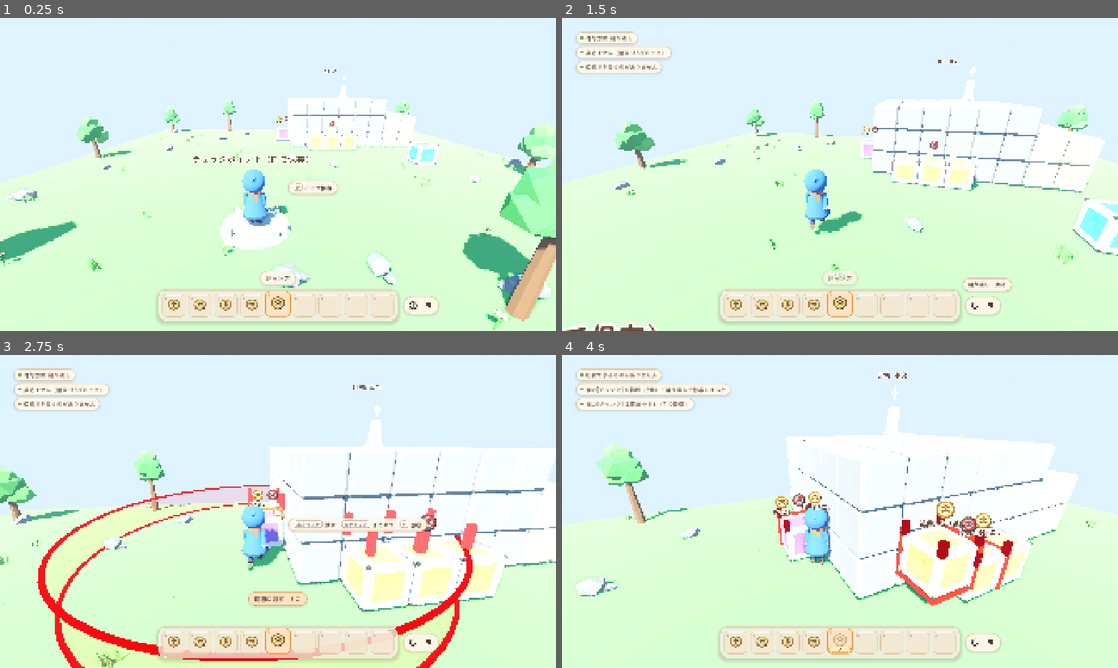
Above: before the commit, frames 1-4 (two rows, left to right).
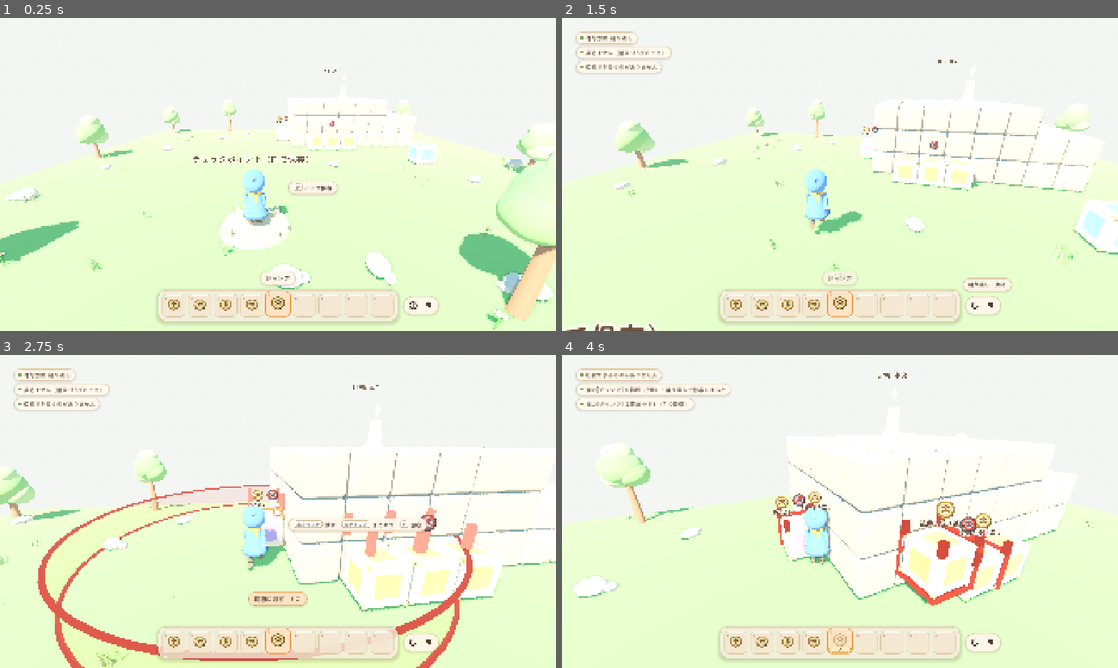
Above: after the commit, the same moments.

Repository: naki0227/rule-relay
Game: Godot game, scene res://scenes/prototype_island.tscn
The game is run twice, just before and just after one commit, with the same random seed, the same clock (stepped at 60 frames per second) and the same inputs.
Inputs (mouse positions are in pixels of both pictures, inside the frame that each line leads up to):
- Up to frame 1 (0.25 s): no input
- Up to frame 2 (1.5 s): tap Enter at 0.5 s; move the mouse to (867, 174) at 0.52 s; hold Q (cycle_mode) 0.53-1.28 s; hold W (move_forward) from 0.53 s (still down); click (867, 174) at 0.67 s; tap Space (jump) at 0.77 s; move the mouse to (812, 174) at 1.27 s; tap F (interact) at 1.35 s
- Up to frame 3 (2.75 s): keep holding W (move_forward); tap Space (jump) at 1.52 s; move the mouse to (289, 505) at 2.02 s; hold Right mouse button (lend_range) from 2.03 s (still down)
- Up to frame 4 (4 s): keep holding W (move_forward); move the mouse to (834, 517) at 2.77 s; release Right mouse button (lend_range) at 2.78 s; click (834, 517) at 2.85 s; tap Space (jump) at 3.02, 3.77 s; move the mouse to (878, 514) at 3.52 s; hold X (store_item) from 3.53 s (still down)

The runs differ from the first frame. In frame 1, 9.4% of the frame differs, in the area x 0-100%, y 26-98%; in frame 2, 4.8%; in frame 3, 8.7%; in frame 4, 4.9%.

Commit message:
3Dモデルと光をゆるふわの世界観にそろえる
UIの色の系統（生成り・はちみつ・葉・空色）に合わせて、地形・ブロック・木・置物・
チェックポイント・ゴールの色と形（丸い面取り・なめらかな面）を作り直し、空と光を暖かくした。
範囲プレビューと禁止の赤はUIのBANに寄せて柔らかくした。ルールと操作は変えていない。

Co-Authored-By: Claude Opus 5.5 <noreply@anthropic.com>
Claude-Session: https://claude.ai/code/session_01FxaUCKb9CY6j4JRBpmrXar

Diff:
--- a/src/game/prototype_island.gd
+++ b/src/game/prototype_island.gd
@@ -57,13 +57,13 @@
 
 
 func _build_blocks() -> void:
-	bouncer = add_block(Vector3i(1, 0, -8), Color(0.62, 0.42, 0.8))
+	bouncer = add_block(Vector3i(1, 0, -8), Color(0.7, 0.58, 0.86))
 	ledger.place_on_entity(RuleAction.Kind.JUMP, false, bouncer.entity_id, TriggerMode.Kind.REPEAT)
 	ledger.place_on_entity(RuleAction.Kind.JUMP, true, bouncer.entity_id)
 	for x: int in [3, 4, 5]:
 		row.append(add_block(Vector3i(x, 0, -5)))
 	ledger.place_on_entity(RuleAction.Kind.JUMP, true, row[1].entity_id)
-	mover = add_block(Vector3i(8, 0, -2), Color(0.3, 0.7, 0.7))
+	mover = add_block(Vector3i(8, 0, -2), Color(0.45, 0.76, 0.72))
 
 
 func _give_starting_items() -> void:
@@ -78,33 +78,33 @@
 func _build_environment() -> void:
 	var sun := DirectionalLight3D.new()
 	sun.rotation = Vector3(deg_to_rad(-48.0), deg_to_rad(-35.0), 0.0)
-	sun.light_color = Color(1.0, 0.95, 0.86)
-	sun.light_energy = 1.3
+	sun.light_color = Color(1.0, 0.93, 0.8)
+	sun.light_energy = 1.15
 	sun.shadow_enabled = true
 	sun.directional_shadow_max_distance = 60.0
 	add_child(sun)
 	var sky_material := ProceduralSkyMaterial.new()
-	sky_material.sky_top_color = Color(0.3, 0.5, 0.85)
-	sky_material.sky_horizon_color = Color(0.74, 0.84, 0.93)
-	sky_material.ground_horizon_color = Color(0.74, 0.84, 0.93)
-	sky_material.ground_bottom_color = Color(0.42, 0.52, 0.66)
+	sky_material.sky_top_color = Color(0.4, 0.64, 0.9)
+	sky_material.sky_horizon_color = Color(0.86, 0.92, 0.93)
+	sky_material.ground_horizon_color = Color(0.86, 0.92, 0.93)
+	sky_material.ground_bottom_color = Color(0.78, 0.84, 0.88)
 	var sky := Sky.new()
 	sky.sky_material = sky_material
 	var env := Environment.new()
 	env.background_mode = Environment.BG_SKY
 	env.sky = sky
 	env.ambient_light_source = Environment.AMBIENT_SOURCE_SKY
-	env.ambient_light_energy = 0.6
+	env.ambient_light_energy = 0.5
 	env.tonemap_mode = Environment.TONE_MAPPER_FILMIC
 	env.ssao_enabled = true
 	env.glow_enabled = true
 	env.glow_blend_mode = Environment.GLOW_BLEND_MODE_ADDITIVE
 	env.glow_hdr_threshold = 1.2
 	env.adjustment_enabled = true
-	env.adjustment_contrast = 1.08
-	env.adjustment_saturation = 1.15
+	env.adjustment_contrast = 1.0
+	env.adjustment_saturation = 1.1
 	env.fog_enabled = true
-	env.fog_light_color = Color(0.74, 0.84, 0.93)
+	env.fog_light_color = Color(0.9, 0.92, 0.9)
 	env.fog_density = 0.004
 	var world_env := WorldEnvironment.new()
 	world_env.environment = env
--- a/src/game/range_preview.gd
+++ b/src/game/range_preview.gd
@@ -13,14 +13,14 @@
 	band_material.transparency = BaseMaterial3D.TRANSPARENCY_ALPHA
 	band_material.shading_mode = BaseMaterial3D.SHADING_MODE_UNSHADED
 	band_material.cull_mode = BaseMaterial3D.CULL_DISABLED
-	band_material.albedo_color = Color(0.9, 0.15, 0.15, 0.18)
+	band_material.albedo_color = Color(0.88, 0.39, 0.31, 0.2)
 	_band = MeshInstance3D.new()
 	_band.cast_shadow = GeometryInstance3D.SHADOW_CASTING_SETTING_OFF
 	_band.material_override = band_material
 	add_child(_band)
 	var rim_material := StandardMaterial3D.new()
 	rim_material.shading_mode = BaseMaterial3D.SHADING_MODE_UNSHADED
-	rim_material.albedo_color = Color(0.75, 0.05, 0.05)
+	rim_material.albedo_color = Color(0.72, 0.27, 0.23)
 	for y: float in [0.02, 0.98]:
 		var rim := MeshInstance3D.new()
 		rim.cast_shadow = GeometryInstance3D.SHADOW_CASTING_SETTING_OFF
--- a/src/game/rule_block.gd
+++ b/src/game/rule_block.gd
@@ -222,7 +222,9 @@
 	if _corner_markers == null:
 		return
 	_corner_markers.visible = _in_range or _previewed
-	_marker_material.albedo_color = Color(1.0, 0.35, 0.35) if _previewed else Color(0.5, 0.0, 0.05)
+	_marker_material.albedo_color = (
+		Color(0.94, 0.54, 0.47) if _previewed else Color(0.66, 0.22, 0.18)
+	)
 	_corner_markers.scale = Vector3(1.0, 1.6 if _previewed else 1.0, 1.0)
 
 
Binary file changed: assets/models/ability_block.glb
Binary file changed: assets/models/checkpoint_pad.glb
Binary file changed: assets/models/flower.glb
Binary file changed: assets/models/goal_beacon.glb
Binary file changed: assets/models/grass_cell.glb
Binary file changed: assets/models/grass_tuft.glb
Binary file changed: assets/models/island_base.glb
Binary file changed: assets/models/pebbles.glb
Binary file changed: assets/models/rock_cell.glb
Binary file changed: assets/models/sandstone_cell.glb
Binary file changed: assets/models/traveler.glb
Binary file changed: assets/models/tree_round.glb
(and 16 more such lines)
